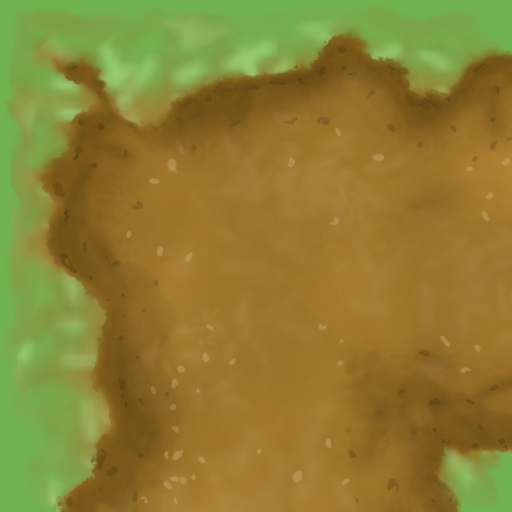
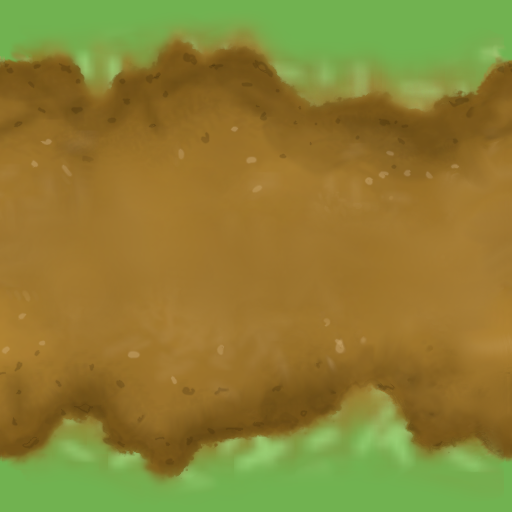
Before/after of a 512px x 512px layered artwork. What changed in the layer stack:
hid "up right", painted on it over [0, 5, 512, 512]
showed "horizontal", painted on it over [0, 5, 512, 512]
